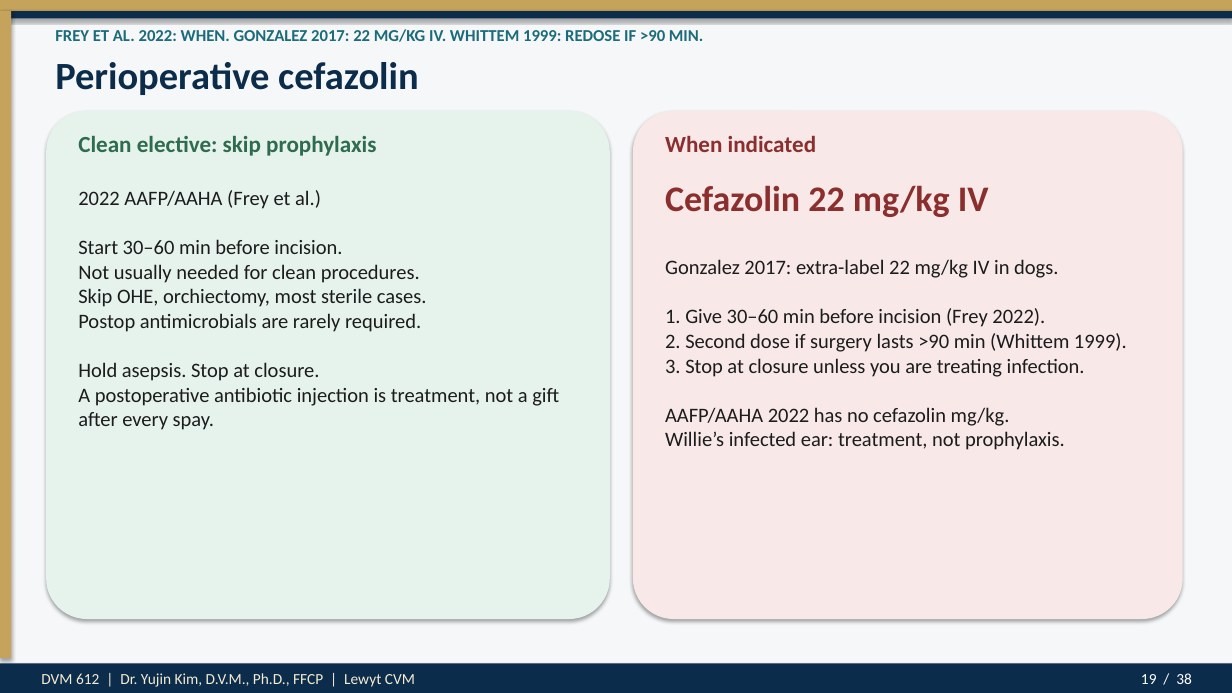
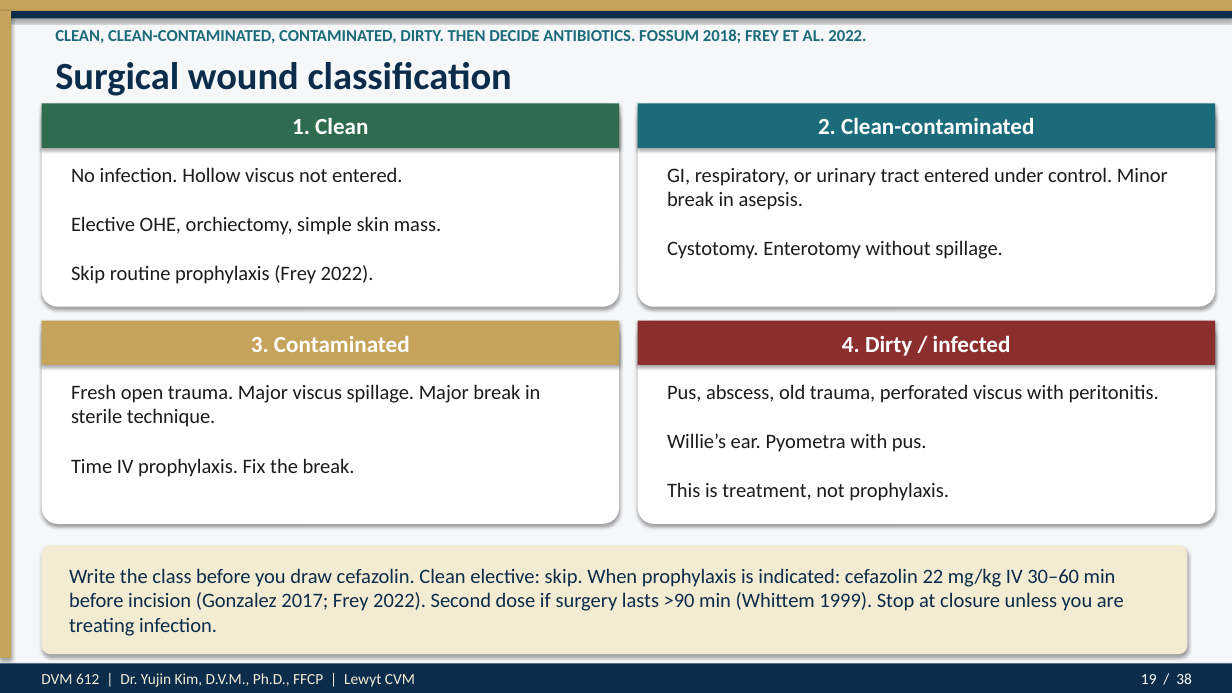
Before and after one commit to drkimvet/happycare, a slide deck: slide 19 of lectures/DVM-612_Week4_Preop_PatientPrep_Postop.pptx. Drawn at 1232x693 pixels with LibreOffice and Linux fonts; fonts in the diff are those of the drawing. Boxes give left, top, right and bottom in pixels: in the first picture for what was removed or moved away, otherwise in the second. Text is boxed around its words. In the diff, an @@ line names an element or a change of style, - is before the commit and + after.

```diff
--- a/lectures/DVM-612_Week4_Preop_PatientPrep_Postop.pptx
+++ b/lectures/DVM-612_Week4_Preop_PatientPrep_Postop.pptx
@@ text at [55,29,866,43]: text changed @@
-FREY ET AL. 2022: WHEN. GONZALEZ 2017: 22 MG/KG IV. WHITTEM 1999: REDOSE IF >90 MIN.
+CLEAN, CLEAN-CONTAMINATED, CONTAMINATED, DIRTY. THEN DECIDE ANTIBIOTICS. FOSSUM 2018; FREY ET AL. 2022.
@@ text at [55,62,512,96]: text changed @@
-Perioperative cefazolin
+Surgical wound classification
@@ text "1. Clean" at [292,117,368,134]: vertical alignment top to middle @@
@@ rounded rectangle added at [42,104,619,307], fill #FFFFFF @@
@@ rectangle added at [42,104,619,148], fill #2E6B4F @@
@@ text at [292,117,368,134]: text changed; text colour #2E6B4F to #FFFFFF @@
-Clean elective: skip prophylaxis
+1. Clean
@@ rounded rectangle added at [638,104,1215,307], fill #FFFFFF @@
@@ rectangle added at [638,104,1215,148], fill #1B6B7A @@
@@ text added at [818,117,1034,134], 18 pt, text #FFFFFF, bold @@
+2. Clean-contaminated
@@ text removed at [665,136,817,152] @@
-When indicated
@@ text added at [71,167,441,284], 16 pt, text #1C1C1C @@
+No infection. Hollow viscus not entered.
+Elective OHE, orchiectomy, simple skin mass.
+Skip routine prophylaxis (Frey 2022).
@@ text added at [667,167,1168,259], 16 pt, text #1C1C1C @@
+GI, respiratory, or urinary tract entered under control. Minor break in asepsis.
+Cystotomy. Enterotomy without spillage.
@@ text removed at [78,190,559,430] @@
-2022 AAFP/AAHA (Frey et al.)
-Start 30–60 min before incision.
-Not usually needed for clean procedures.
-Skip OHE, orchiectomy, most sterile cases.
-Postop antimicrobials are rarely required.
-Hold asepsis. Stop at closure.
-A postoperative antibiotic injection is treatment, not a gift after every spay.
@@ text removed at [665,185,989,217] @@
-Cefazolin 22 mg/kg IV
@@ rounded rectangle: place and size @@
-rounded rectangle at [46,111,610,619]
+rounded rectangle at [42,321,619,524]
@@ rounded rectangle at [42,321,619,524]: fill #E6F3EC to #FFFFFF @@
@@ rectangle added at [42,321,619,365], fill #C5A35A @@
@@ rounded rectangle: place and size @@
-rounded rectangle at [633,111,1183,619]
+rounded rectangle at [638,321,1215,524]
@@ rounded rectangle at [638,321,1215,524]: fill #F8E8E8 to #FFFFFF @@
@@ rectangle added at [638,321,1215,365], fill #8B2E2E @@
@@ text added at [251,336,410,352], 18 pt, text #FFFFFF, bold @@
+3. Contaminated
@@ text added at [842,335,1011,356], 18 pt, text #FFFFFF, bold @@
+4. Dirty / infected
@@ text added at [71,384,540,477], 16 pt, text #1C1C1C @@
+Fresh open trauma. Major viscus spillage. Major break in sterile technique.
+Time IV prophylaxis. Fix the break.
@@ text added at [667,384,1159,501], 16 pt, text #1C1C1C @@
+Pus, abscess, old trauma, perforated viscus with peritonitis.
+Willie’s ear. Pyometra with pus.
+This is treatment, not prophylaxis.
@@ rounded rectangle added at [42,545,1188,654], fill #F4EBD3 @@
@@ text "Write the class before you ..." at [69,568,1124,636]: vertical alignment top to middle @@
@@ text at [69,568,1124,636]: text changed; text colour #1C1C1C to #0B2C4A @@
-Gonzalez 2017: extra-label 22 mg/kg IV in dogs.
-1. Give 30–60 min before incision (Frey 2022).
-2. Second dose if surgery lasts >90 min (Whittem 1999).
-3. Stop at closure unless you are treating infection.
-AAFP/AAHA 2022 has no cefazolin mg/kg.
-Willie’s infected ear: treatment, not prophylaxis.
+Write the class before you draw cefazolin. Clean elective: skip. When prophylaxis is indicated: cefazolin 22 mg/kg IV 30–60 min before incision (Gonzalez 2017; Frey 2022). Second dose if surgery lasts >90 min (Whittem 1999). Stop at closure unless you are treating infection.
```
Also in this commit, not shown: 2 other slides changed, 2 other files.
